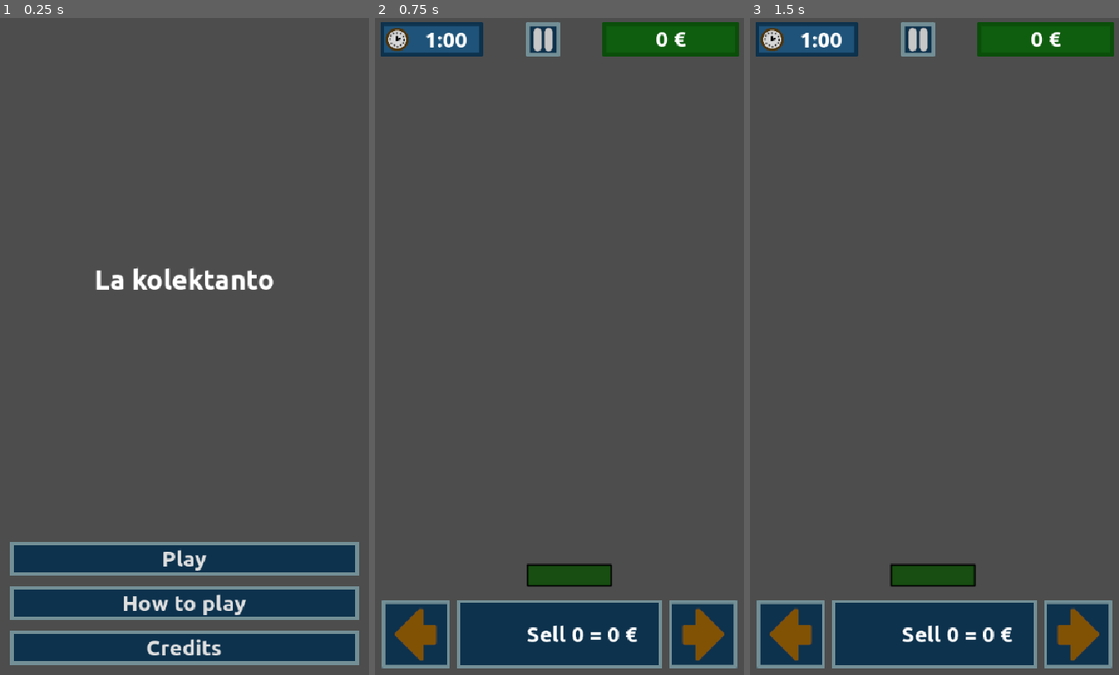
Above: before the commit, frames 1-3 (left to right).
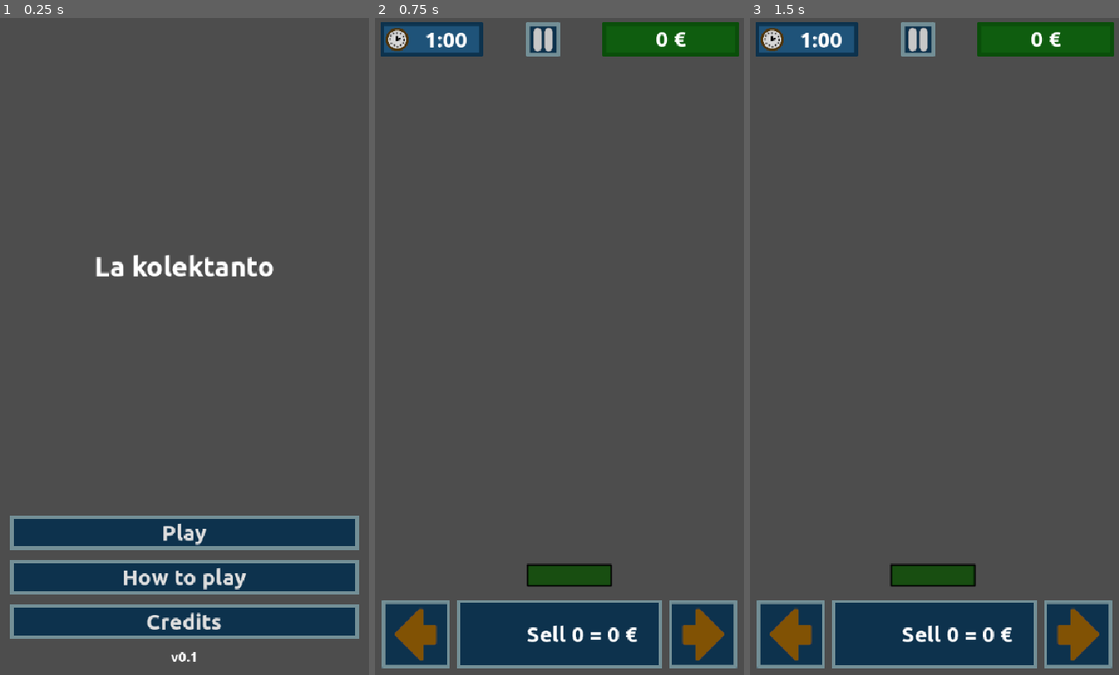
Above: after the commit, the same moments.

Repository: moisesjbc/la-kolektanto
Game: Godot game, scene res://menus/main_menu/main_menu.tscn
The game is run twice, just before and just after one commit, with the same random seed, the same clock (stepped at 60 frames per second) and the same inputs.
Inputs (mouse positions are in pixels of both pictures, inside the frame that each line leads up to):
- Up to frame 1 (0.25 s): no input
- Up to frame 2 (0.75 s): click "Play" at 0.5 s
- Up to frame 3 (1.5 s): click (790, 635) at 1.25 s

The runs differ from the first frame. In frame 1, 20% of the frame differs, in the area x 2-98%, y 36-99%; in frame 2, nothing differs; in frame 3, nothing differs.

Commit message:
Add version to main menu + change game name in project options

Diff:
--- a/godot-project/menus/main_menu/main_menu.tscn
+++ b/godot-project/menus/main_menu/main_menu.tscn
@@ -50,6 +50,13 @@
 layout_mode = 2
 text = "Credits"
 
+[node name="version" type="Label" parent="margin_container/vbox_container"]
+layout_mode = 2
+theme_override_fonts/font = ExtResource("1_xbn2l")
+theme_override_font_sizes/font_size = 20
+text = "v0.1"
+horizontal_alignment = 1
+
 [connection signal="pressed" from="margin_container/vbox_container/play_button" to="." method="_on_play_button_pressed"]
 [connection signal="pressed" from="margin_container/vbox_container/tutorial_button" to="." method="_on_tutorial_button_pressed"]
 [connection signal="pressed" from="margin_container/vbox_container/credits_button" to="." method="_on_credits_button_pressed"]
--- a/godot-project/project.godot
+++ b/godot-project/project.godot
@@ -10,7 +10,7 @@
 
 [application]
 
-config/name="ludum-dare-58"
+config/name="La kolektanto"
 run/main_scene="uid://ck60iqe57cs3p"
 config/features=PackedStringArray("4.5", "GL Compatibility")
 config/icon="uid://duyywc2vojk0a"
Not shown, changed: design/pause_button.xcf
